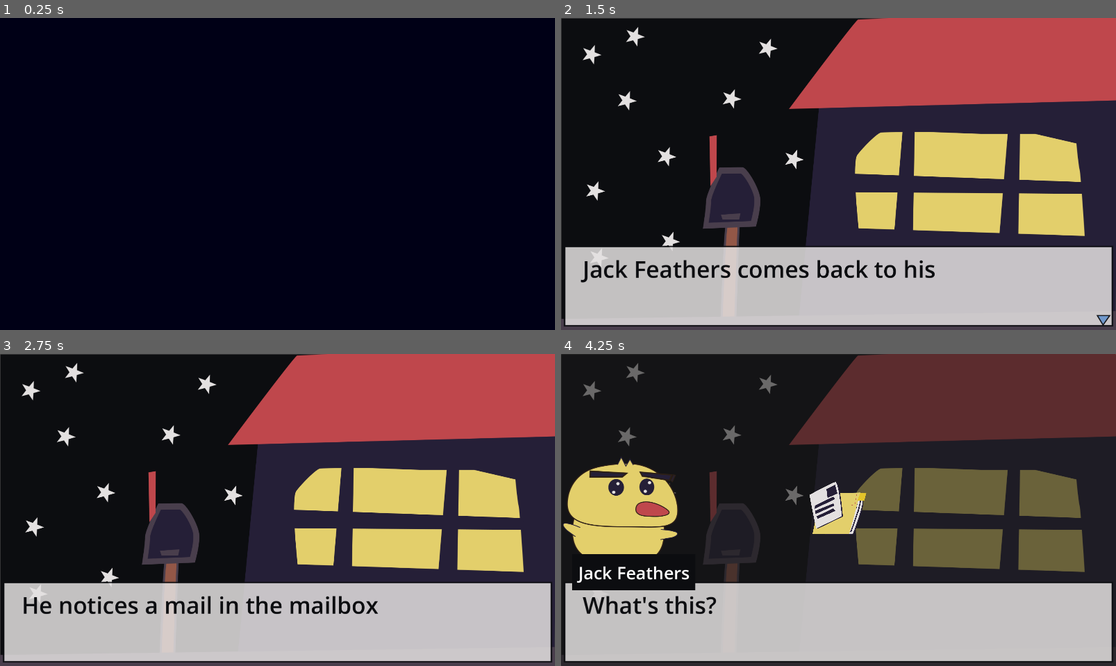
Above: before the commit, frames 1-4 (two rows, left to right).
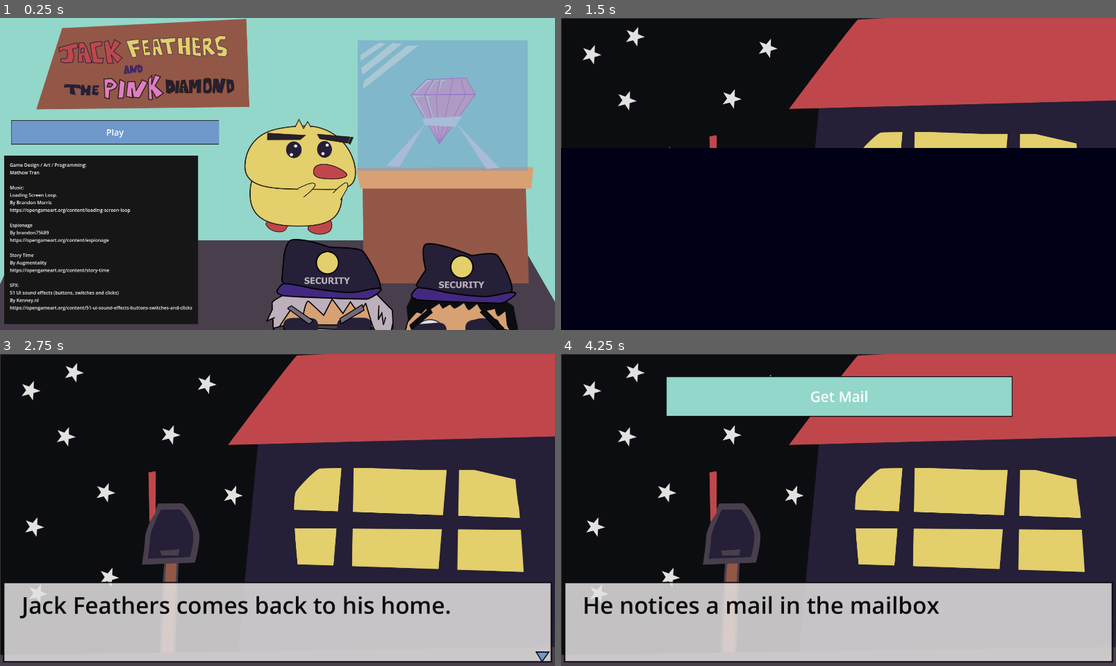
Above: after the commit, the same moments.

Repository: mathew-tran/chonkyduck2025
Game: Godot game, scene res://Scenes/Title.tscn
Two runs of this game, one before a commit and one after it. Both use one fixed random seed, a clock stepped at 60 frames per second and the inputs below. Before the commit the project starts from res://Scenes/Main.tscn.
Inputs (mouse positions are in pixels of both pictures, inside the frame that each line leads up to):
- Up to frame 1 (0.25 s): no input
- Up to frame 2 (1.5 s): click (677, 133) at 0.5 s, where only the run after the commit has a clickable "Play"; move the mouse to (960, 158) at 1.27 s; press the mouse at (960, 158) at 1.28 s
- Up to frame 3 (2.75 s): move the mouse to (166, 525) at 2.02 s; release the mouse at (166, 525) at 2.03 s; click (166, 525) at 2.1 s
- Up to frame 4 (4.25 s): move the mouse to (894, 441) at 2.77 s; press the mouse at (894, 441) at 2.78 s; release the mouse at (894, 441) at 3.5 s; click (838, 397) at 3.5 s, where only the run before the commit has a clickable "Get Mail"

The runs differ from the first frame. In frame 1, 82% of the frame differs, in the area x 0-100%, y 0-100%; in frame 2, 45%; in frame 3, 2.0%; in frame 4, 38%.

Commit message:
add start screen

Diff:
--- /dev/null
+++ b/Prefabs/StartButton.tscn
@@ -0,0 +1,51 @@
+[gd_scene load_steps=8 format=3 uid="uid://dseuwrgcv1x0p"]
+
+[ext_resource type="Texture2D" uid="uid://grqyt7rale3k" path="res://Art/UI/DialogueChoice.png" id="1_ry7mr"]
+[ext_resource type="Texture2D" uid="uid://1nnwfs883vna" path="res://Art/UI/DialogueChoiceHover.png" id="2_c2njp"]
+[ext_resource type="Texture2D" uid="uid://xijxvgmk26tx" path="res://Art/UI/DialogueChoiceDisabled.png" id="3_pywdj"]
+[ext_resource type="Script" uid="uid://b4ejcutryqcn6" path="res://Scripts/ActionButton.gd" id="4_k2tnq"]
+
+[sub_resource type="Animation" id="Animation_6vcse"]
+length = 0.001
+
+[sub_resource type="Animation" id="Animation_sip1o"]
+resource_name = "anim"
+length = 0.4
+
+[sub_resource type="AnimationLibrary" id="AnimationLibrary_ikpys"]
+_data = {
+&"RESET": SubResource("Animation_6vcse"),
+&"anim": SubResource("Animation_sip1o")
+}
+
+[node name="TextureButton" type="TextureButton"]
+scale = Vector2(1, 0.5)
+pivot_offset = Vector2(600, 70)
+texture_normal = ExtResource("1_ry7mr")
+texture_pressed = ExtResource("2_c2njp")
+texture_hover = ExtResource("2_c2njp")
+texture_disabled = ExtResource("3_pywdj")
+stretch_mode = 3
+script = ExtResource("4_k2tnq")
+bStartDisabled = false
+
+[node name="Label" type="Label" parent="."]
+layout_mode = 1
+anchors_preset = 15
+anchor_right = 1.0
+anchor_bottom = 1.0
+grow_horizontal = 2
+grow_vertical = 2
+theme_override_font_sizes/font_size = 50
+text = "Play"
+horizontal_alignment = 1
+vertical_alignment = 1
+autowrap_mode = 2
+
+[node name="AnimationPlayer" type="AnimationPlayer" parent="."]
+libraries = {
+&"": SubResource("AnimationLibrary_ikpys")
+}
+
+[connection signal="button_up" from="." to="." method="_on_button_up"]
+[connection signal="animation_finished" from="AnimationPlayer" to="." method="_on_animation_player_animation_finished"]
--- /dev/null
+++ b/Scenes/Title.tscn
@@ -0,0 +1,58 @@
+[gd_scene load_steps=5 format=3 uid="uid://c15cr21d0d72x"]
+
+[ext_resource type="Texture2D" uid="uid://doyng01gtp6km" path="res://Art/Backgrounds/Title.png" id="1_tochr"]
+[ext_resource type="AudioStream" uid="uid://dtyod4f5m8xa8" path="res://Audio/story time.ogg" id="2_phf2g"]
+[ext_resource type="PackedScene" uid="uid://dseuwrgcv1x0p" path="res://Prefabs/StartButton.tscn" id="3_6khh7"]
+
+[sub_resource type="StyleBoxFlat" id="StyleBoxFlat_6khh7"]
+bg_color = Color(0.0885599, 0.0885599, 0.0885599, 1)
+expand_margin_left = 20.0
+expand_margin_top = 20.0
+expand_margin_right = 20.0
+expand_margin_bottom = 20.0
+
+[node name="Node2D" type="Node2D"]
+
+[node name="TextureRect" type="TextureRect" parent="."]
+offset_right = 40.0
+offset_bottom = 40.0
+texture = ExtResource("1_tochr")
+
+[node name="AudioStreamPlayer2D" type="AudioStreamPlayer2D" parent="."]
+stream = ExtResource("2_phf2g")
+autoplay = true
+
+[node name="TextureButton" parent="." instance=ExtResource("3_6khh7")]
+offset_left = -202.0
+offset_top = 326.0
+offset_right = 998.0
+offset_bottom = 466.0
+scale = Vector2(0.6, 0.6)
+
+[node name="Label" type="Label" parent="."]
+offset_left = 34.0
+offset_top = 497.0
+offset_right = 666.0
+offset_bottom = 1040.0
+theme_override_styles/normal = SubResource("StyleBoxFlat_6khh7")
+text = "Game Design / Art / Programming:
+Mathew Tran
+
+Music:
+Loading Screen Loop.
+By Brandon Morris
+https://opengameart.org/content/loading-screen-loop
+
+Espionage
+By brandon75689
+https://opengameart.org/content/espionage
+
+Story Time
+By Augmentality
+https://opengameart.org/content/story-time
+
+SFX:
+51 UI sound effects (buttons, switches and clicks)
+By Kenney.nl
+https://opengameart.org/content/51-ui-sound-effects-buttons-switches-and-clicks
+"
--- a/Scripts/ActionButton.gd
+++ b/Scripts/ActionButton.gd
@@ -6,17 +6,23 @@
 
 signal CompleteAnim
 
+@export var bStartDisabled = true
 func _ready() -> void:
-	$AnimationPlayer.play("anim")
-	disabled = true
+
+
+	if bStartDisabled:
+		disabled = true
+		$AnimationPlayer.play("anim")
 
 func Setup(actionRef : ActionData):
 	ActionRef = actionRef
 	$Label.text = actionRef.ActionName
 
 func _on_button_up() -> void:
-	if $Label.text == "Restart Game":
-		get_tree().reload_current_scene()
+	if $Label.text == "Play":
+		get_tree().change_scene_to_file("res://Scenes/Main.tscn")
+	elif $Label.text == "Restart Game":
+		get_tree().change_scene_to_file("res://Scenes/Title.tscn")
 	else:
 		Finder.GetDialogueUI().InjectDialogue(ActionRef.DialogueRef)
 		Finder.GetDialogueUI().PlaySelectSFX()
--- a/project.godot
+++ b/project.godot
@@ -11,7 +11,7 @@
 [application]
 
 config/name="ChonkyDuck"
-run/main_scene="uid://cnj6s1cks3ql0"
+run/main_scene="uid://c15cr21d0d72x"
 config/features=PackedStringArray("4.4", "Forward Plus")
 config/icon="res://icon.svg"
 
Binary file added: Art/Backgrounds/Title.png
Not shown, added: Art/Backgrounds/Title.png.import
